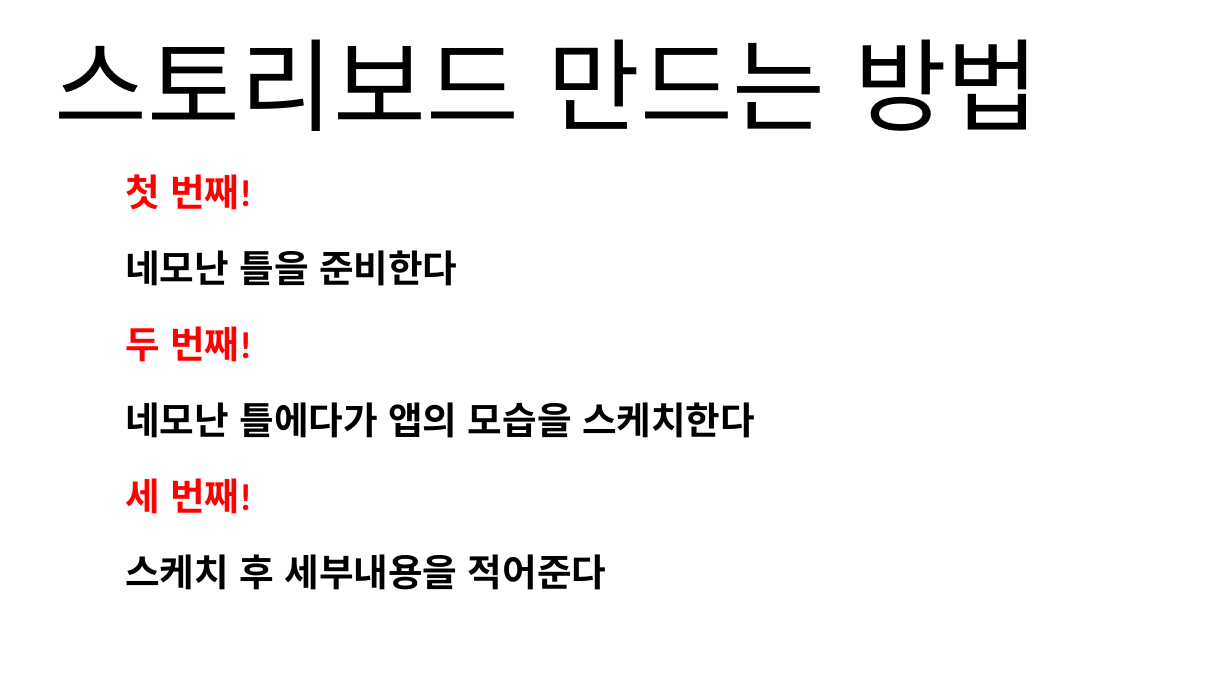
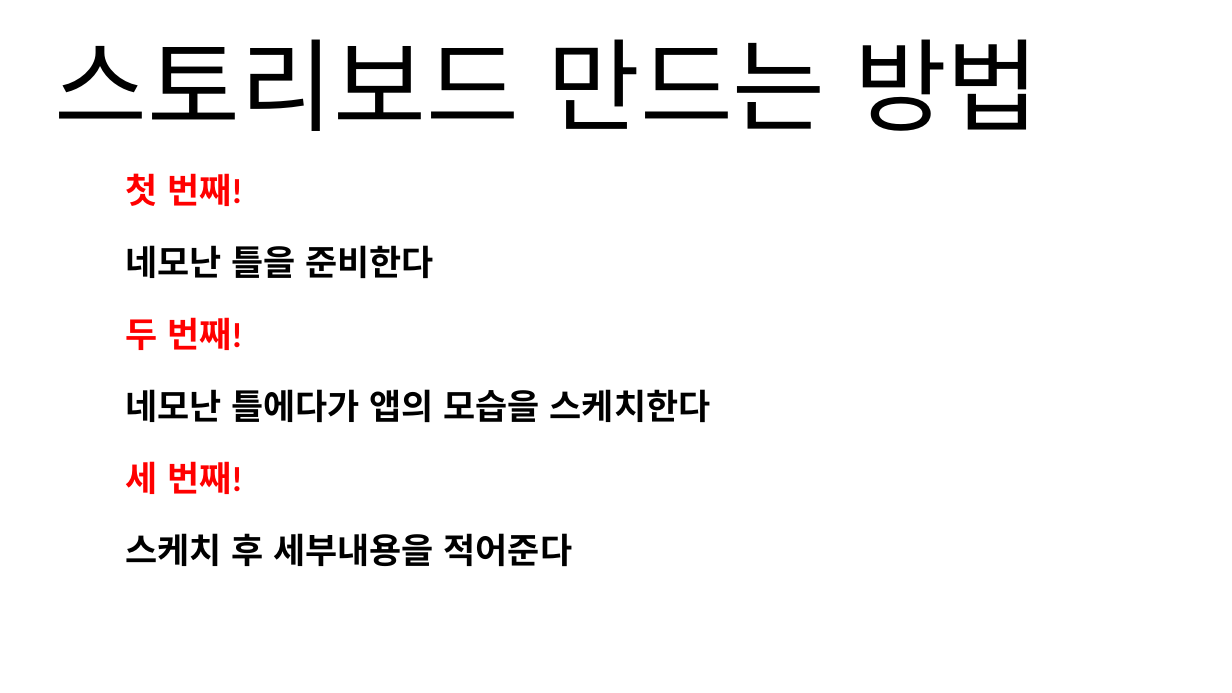
Before and after one commit to diadntjr/HealMeApplication, a slide deck: slide 13 of 전공동아리_중간발표.pptx. Drawn at 1232x693 pixels with LibreOffice and Linux fonts; fonts in the diff are those of the drawing. Boxes give left, top, right and bottom in pixels: in the first picture for what was removed or moved away, otherwise in the second. Text is boxed around its words. In the diff, an @@ line names an element or a change of style, - is before the commit and + after.

```diff
--- a/전공동아리_중간발표.pptx
+++ b/전공동아리_중간발표.pptx
@@ text "첫 번째!" at (x1=125, y1=173, x2=711, y2=566): size 22 to 20.4 pt @@
```
Also in this commit, not shown: 1 other slide changed, 1 other file.
